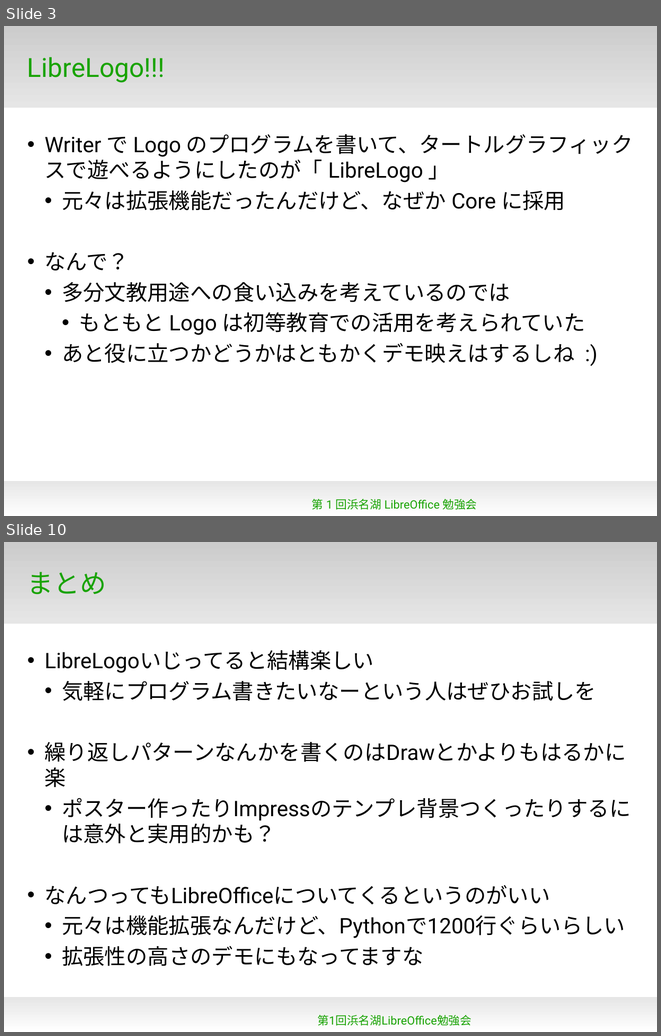
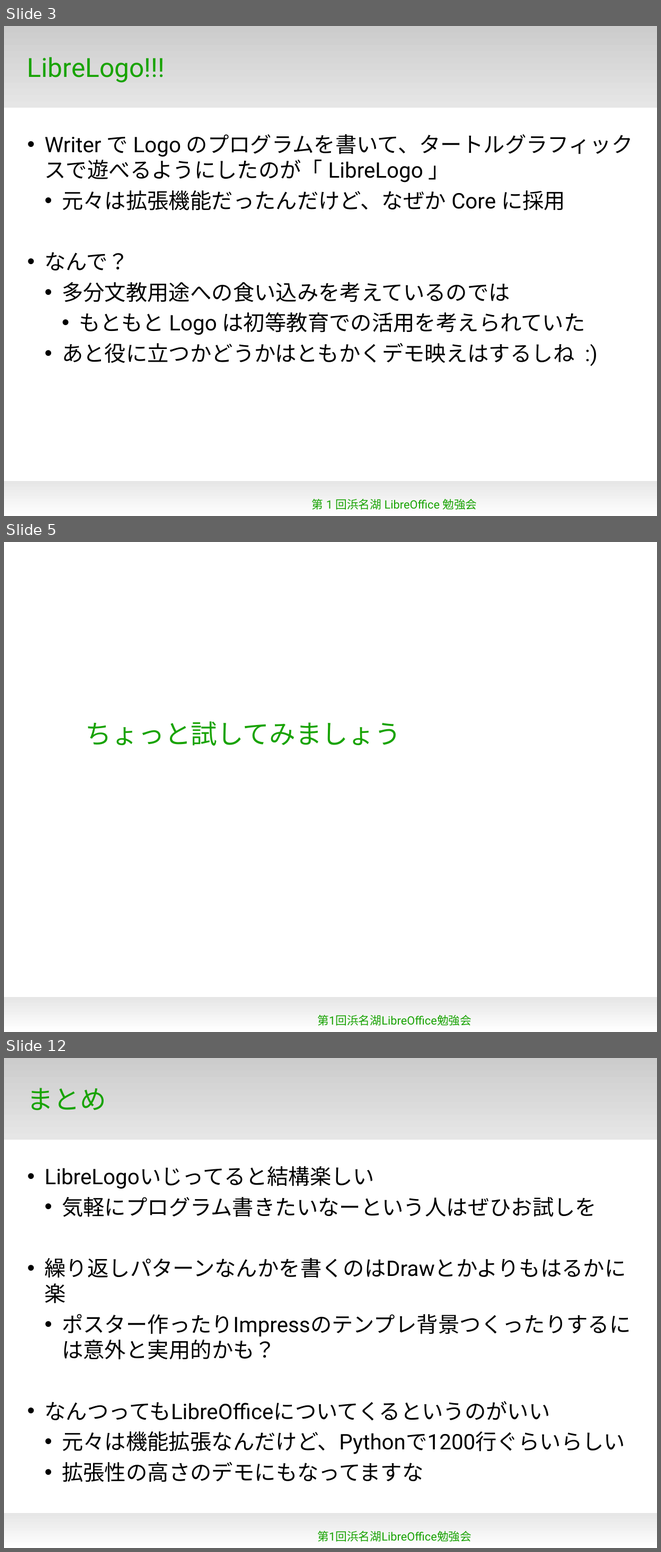
Before and after one commit to naruoga/KantoLibreOffice, a slide deck: Apr2013/LibreLogo.odp. Shown one above the other, each under a label of ours: slides 3 and 10 before the commit, slides 3, 5 and 12 after it; the slides between them are not shown. The pictures are 661x1036 and 661x1552 pixels, drawn with LibreOffice and Linux fonts; fonts in the diff are those of the drawing; background and template pictures are left out. Boxes give left, top, right and bottom in pixels: in the first picture for what was removed or moved away, otherwise in the second. Text is boxed around its words. In the diff, an @@ line names an element or a change of style, - is before the commit and + after.

```diff
--- a/Apr2013/LibreLogo.odp
+++ b/Apr2013/LibreLogo.odp
@@ slide 5 added at (4,542,657,1032), background #FFFFFF; not listed: 1 template element that a slide beside it also shows @@
@@ title added at (86,721,401,746), 32 pt, text #18A303 @@
+ちょっと試してみましょう
@@ text added at (317,1014,471,1025), 14 pt, text #18A303 @@
+第1回浜名湖LibreOffice勉強会
@@ what was slide 10 is now slide 12 @@
```
Also in this commit, not shown: 6 slides changed, 2 other slides added, 1 slide removed, 5 other files.
